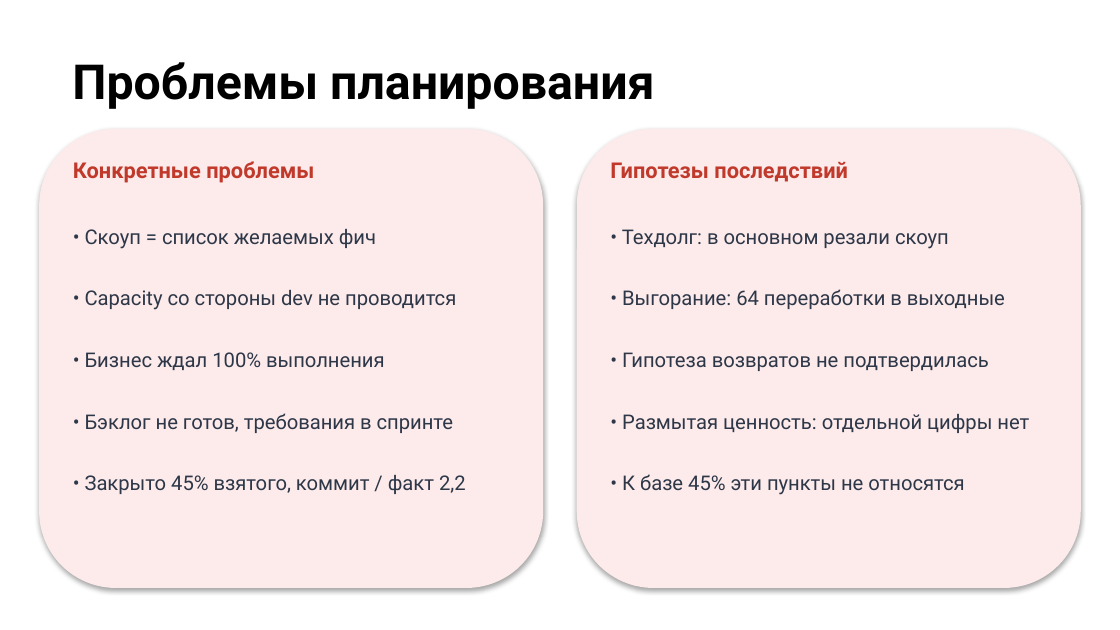
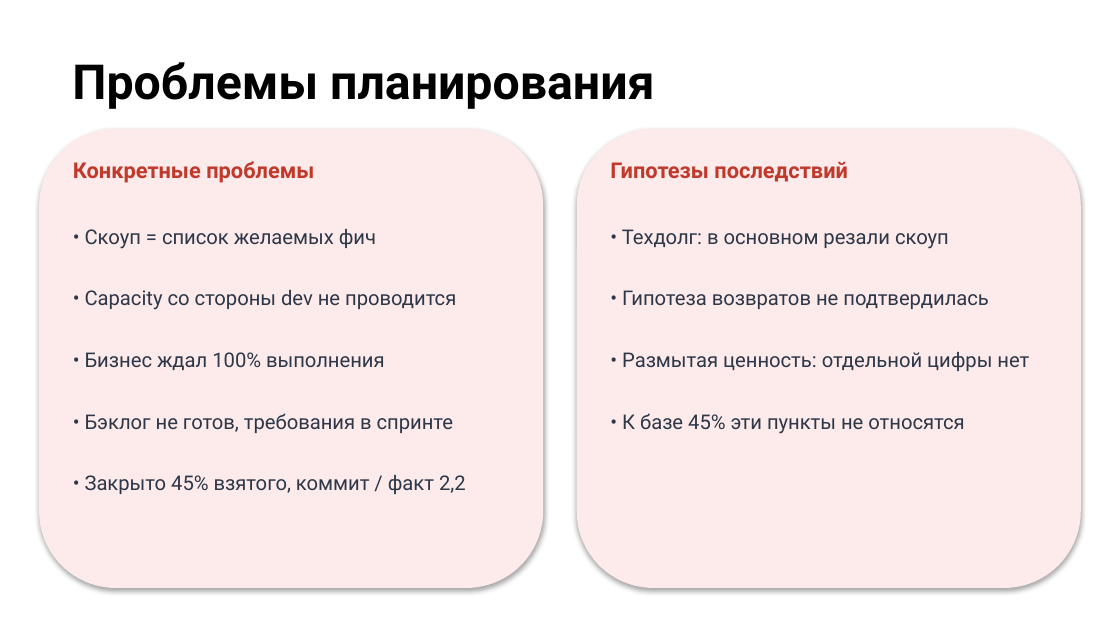
Before and after one commit to camelot270/otus_work, a slide deck: slide 7 of docs/Защита проекта. Петров Н.И..pptx. Drawn at 1120x630 pixels with LibreOffice and Linux fonts; fonts in the diff are those of the drawing; background and template pictures are left out. Boxes give left, top, right and bottom in pixels: in the first picture for what was removed or moved away, otherwise in the second. Text is boxed around its words. In the diff, an @@ line names an element or a change of style, - is before the commit and + after.

```diff
--- a/docs/Защита проекта. Петров Н.И..pptx
+++ b/docs/Защита проекта. Петров Н.И..pptx
@@ text removed at <box>622,289,1005,309</box> @@
-• Выгорание: 64 переработки в выходные
@@ 3 texts: place and size @@
-3 texts at <box>622,352,1029,495</box>
+3 texts at <box>622,290,1029,434</box>
```
